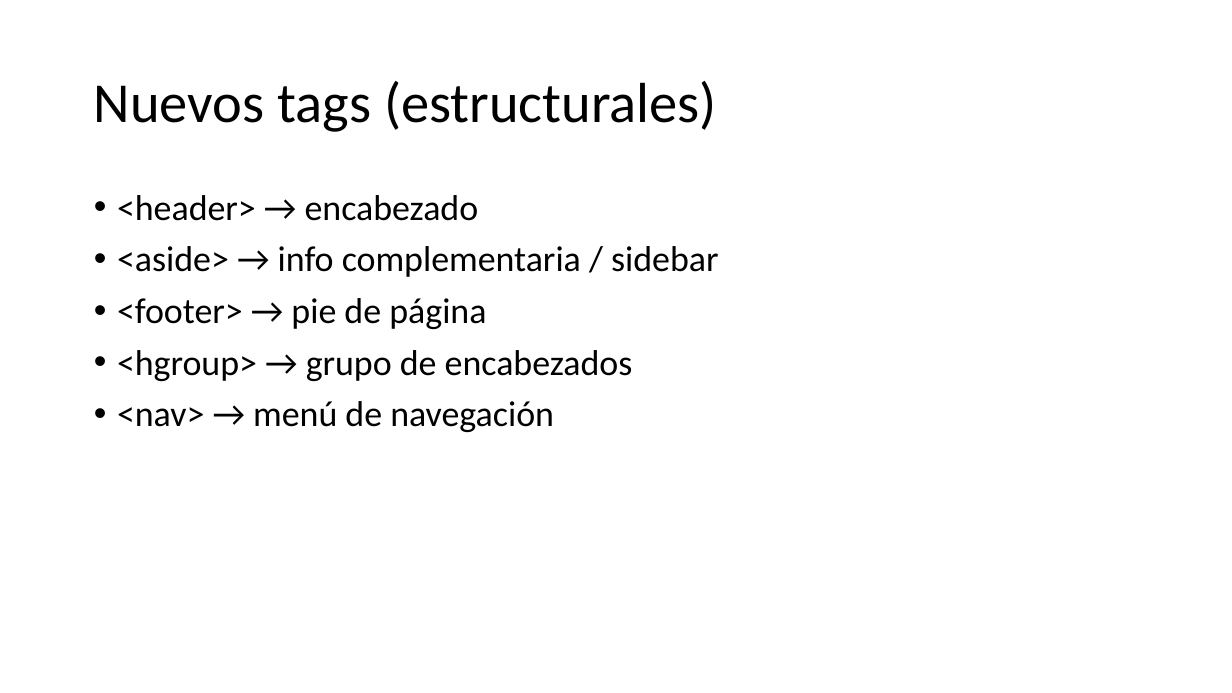
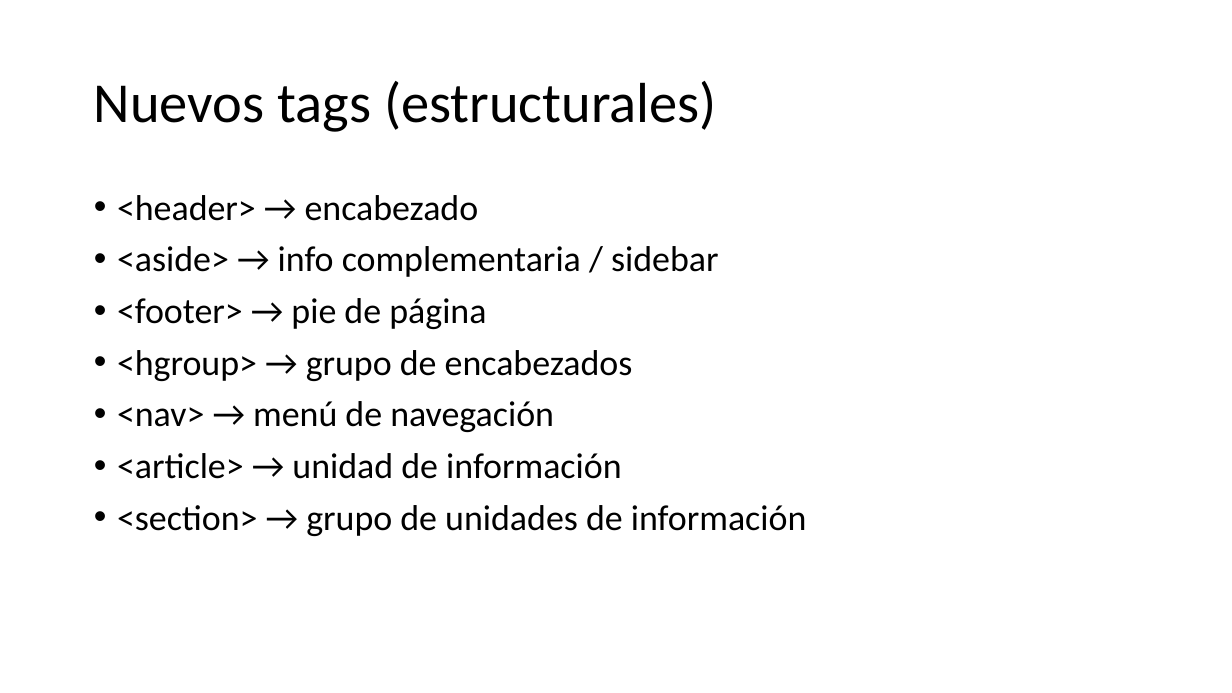
Before and after one commit to Nuevas-Tecnologias-FIUBA/Clase-HTML-CSS, a slide deck: slide 16 of Slides/Clase.pptx (slide 14 before the commit). Drawn at 1232x693 pixels with LibreOffice and Linux fonts; fonts in the diff are those of the drawing. Boxes give left, top, right and bottom in pixels: in the first picture for what was removed or moved away, otherwise in the second. Text is boxed around its words. In the diff, an @@ line names an element or a change of style, - is before the commit and + after.

```diff
--- a/Slides/Clase.pptx
+++ b/Slides/Clase.pptx
@@ text at [117, 453, 806, 536]: paragraphs added @@
+• <article> → unidad de información
+• <section> → grupo de unidades de información
```
Also in this commit, not shown: 7 other slides changed, 11 slides added, 2 slides removed.
